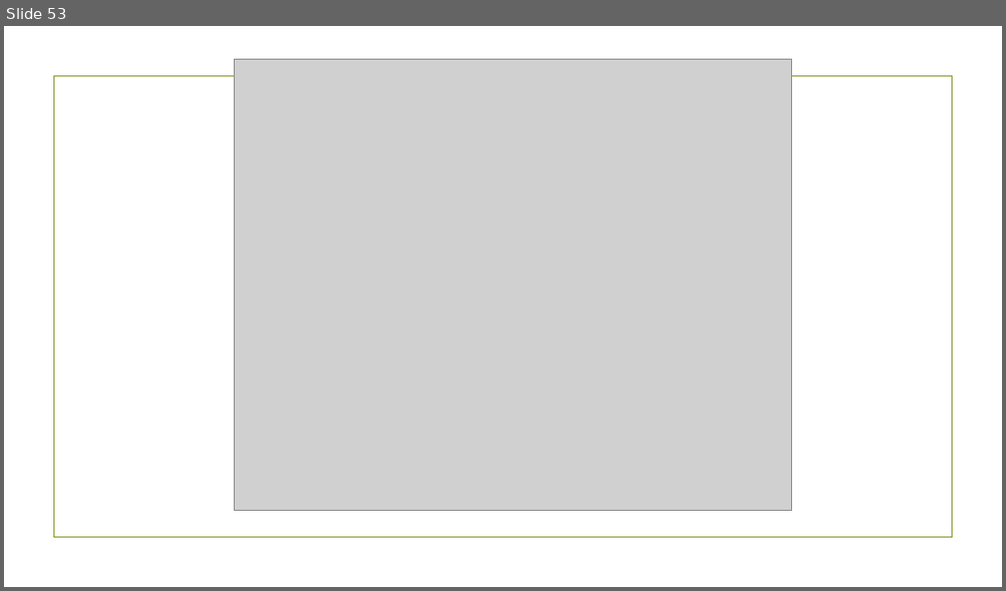
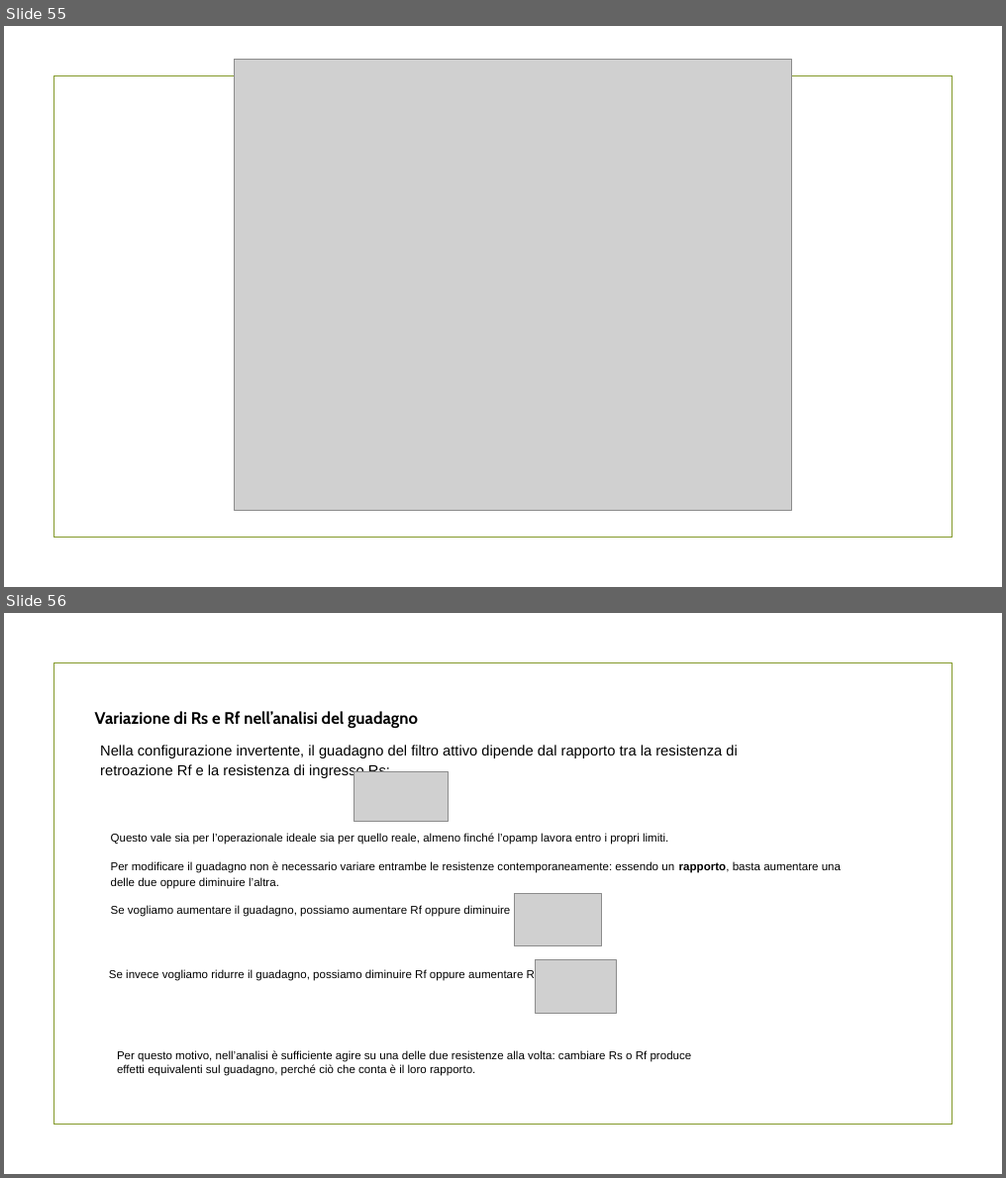
Before and after one commit to RiccardoSC2050/Progetto-sistemi-elettronici, a slide deck: presentazione/demoCompleta.pptx. Shown one above the other, each under a label of ours: slide 53 before the commit, slides 55 and 56 after it. The pictures are 1006x591 and 1006x1178 pixels, drawn with LibreOffice and Linux fonts; fonts in the diff are those of the drawing; grey boxes stand for pictures; background and template pictures are left out. Boxes give left, top, right and bottom in pixels: in the first picture for what was removed or moved away, otherwise in the second. Text is boxed around its words. In the diff, an @@ line names an element or a change of style, - is before the commit and + after.

```diff
--- a/presentazione/demoCompleta.pptx
+++ b/presentazione/demoCompleta.pptx
@@ slide 56 added at (x1=4, y1=613, x2=1002, y2=1174), background picture (left out); not listed: 1 template element that a slide beside it also shows @@
@@ text added at (x1=95, y1=711, x2=418, y2=728), 16 pt, text #000000, bold @@
+Variazione di Rs e Rf nell’analisi del guadagno
@@ text added at (x1=100, y1=745, x2=737, y2=779), 14 pt, text #000000 @@
+Nella configurazione invertente, il guadagno del filtro attivo dipende dal rapporto tra la resistenza di retroazione Rf e la resistenza di ingresso Rs:
@@ picture added at (x1=353, y1=771, x2=448, y2=822) @@
@@ text added at (x1=111, y1=833, x2=841, y2=917), 11 pt, text #000000 @@
+Questo vale sia per l’operazionale ideale sia per quello reale, almeno finché l’opamp lavora entro i propri limiti.
+Per modificare il guadagno non è necessario variare entrambe le resistenze contemporaneamente: essendo un rapporto, basta aumentare una delle due oppure diminuire l’altra.
+Se vogliamo aumentare il guadagno, possiamo aumentare Rf oppure diminuire Rs:
@@ picture added at (x1=515, y1=894, x2=601, y2=947) @@
@@ picture added at (x1=536, y1=960, x2=617, y2=1014) @@
@@ text added at (x1=109, y1=969, x2=544, y2=981), 11 pt, text #000000 @@
+Se invece vogliamo ridurre il guadagno, possiamo diminuire Rf oppure aumentare Rs:
@@ text added at (x1=117, y1=1051, x2=692, y2=1076), 11 pt, text #000000 @@
+Per questo motivo, nell’analisi è sufficiente agire su una delle due resistenze alla volta: cambiare Rs o Rf produce effetti equivalenti sul guadagno, perché ciò che conta è il loro rapporto.
@@ what was slide 53 is now slide 55 @@
```
Also in this commit, not shown: 19 slides changed, 40 other slides added, 2 slides removed.
